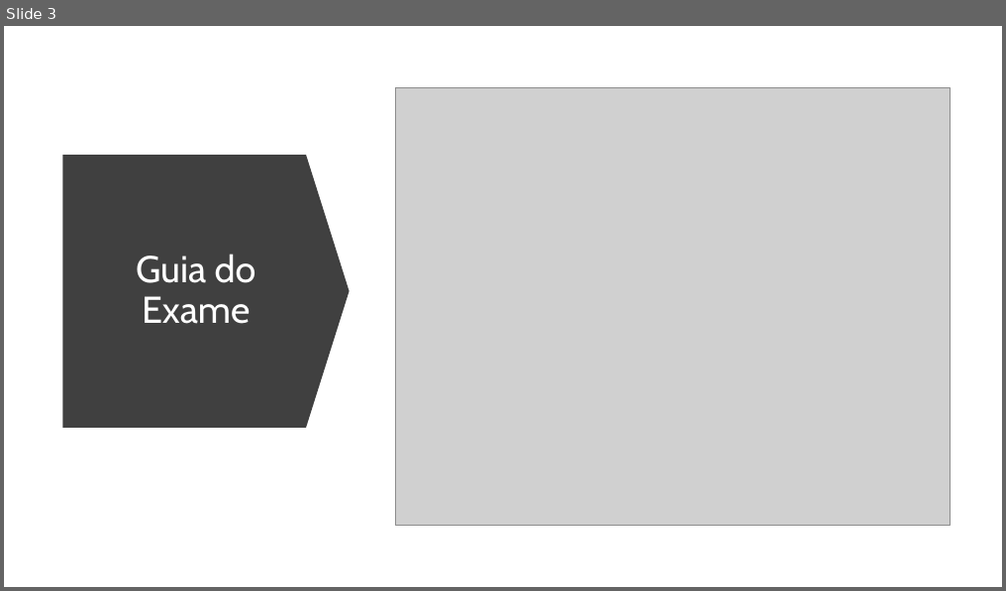
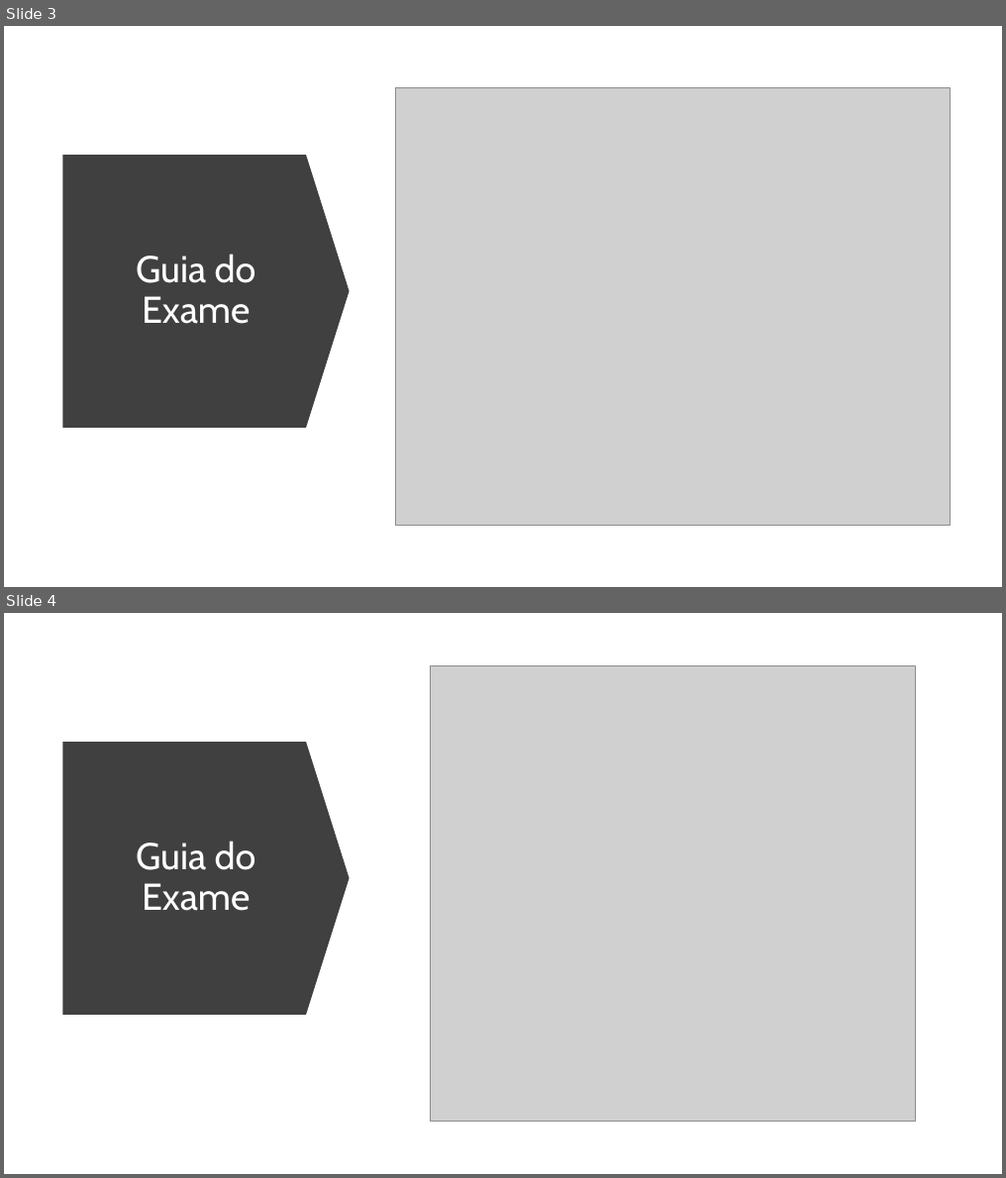
Before and after one commit to marcelomamorim/preparation-solutions-architect-associate, a slide deck: assets/slides/Semana5.pptx. Shown one above the other, each under a label of ours: slide 3 before the commit, slides 3 and 4 after it. The pictures are 1006x591 and 1006x1178 pixels, drawn with LibreOffice and Linux fonts; fonts in the diff are those of the drawing; grey boxes stand for pictures; background and template pictures are left out. Boxes give left, top, right and bottom in pixels: in the first picture for what was removed or moved away, otherwise in the second. Text is boxed around its words. In the diff, an @@ line names an element or a change of style, - is before the commit and + after.

```diff
--- a/assets/slides/Semana5.pptx
+++ b/assets/slides/Semana5.pptx
@@ slide 4 added at (x1=4, y1=613, x2=1002, y2=1174), background #FFFFFF @@
@@ picture added at (x1=430, y1=665, x2=915, y2=1121) @@
@@ down arrow added at (x1=63, y1=742, x2=350, y2=1015), fill #404040 @@
@@ title added at (x1=136, y1=841, x2=256, y2=911), 36 pt, text #FFFFFF @@
+Guia do Exame
```
Also in this commit, not shown: 5 other slides added, 6 other files.
